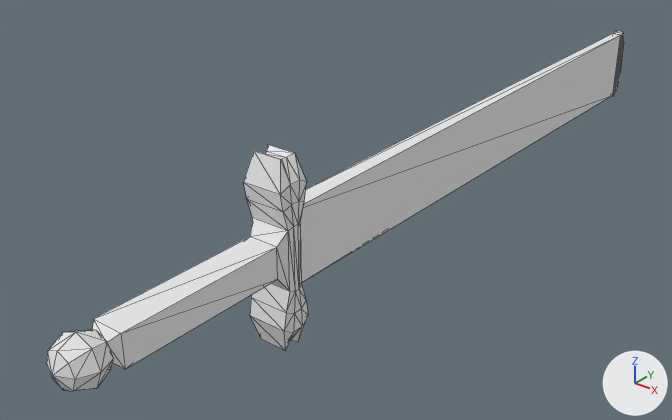
Two versions of the OBJ model Project/Application/Resources/Model/Weapon/Sword/Sword.obj, one commit apart.
Both versions are drawn from a 50 mm lens placed at (4.22, -3.9, 3.34), pointed at (-0.59, 2.11, -0.38). The axes (+X, +Y, +Z) are drawn at lower right. The lights are the same throughout. Mesh edges are drawn as thin lines. Where no turn or scale is listed for an object, it has been applied to the vertices.

In view in the first picture: '立方体.003'.
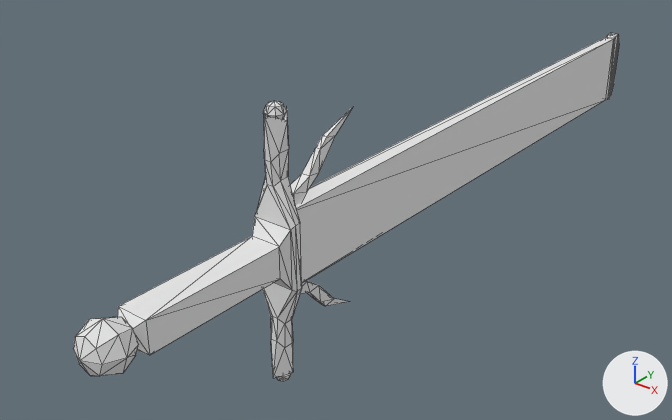
Edits to the scene script, one JSON object a line:
```json
{"block": "me_立方体_003", "where": "# used by ob_立方体_003; location = (0.0, 0.0, 0.0)"}
{"op": "remove", "block": "me_立方体_003", "code": "me_立方体_003.from_pydata(...)  # 135 vertices, 258 faces; spans x -0.2..0.2, y -1.35..6.99, z -0.81..0.81"}
{"op": "add", "block": "me_立方体_003", "code": "me_立方体_003.from_pydata(...)  # 224 vertices, 420 faces; spans x -0.2..0.2, y -1.15..6.86, z -1.19..1.19"}
{"block": "me_立方体_003", "change": "me_立方体_003 part 1: the loose piece of 26 vertices spanning x -0.2..0.2, y -1.35..-0.95, z -0.2..0.2 is moved by (0.0, 0.2, 0.0)"}
{"block": "me_立方体_003", "change": "me_立方体_003 part 2: a new loose piece, a UV sphere (8 segments, 4 rings, poles along z) spanning x -0.08..0.08, y 0.61..0.78, z -1.19..-1.03, in mat_none (white #e7e7e7)"}
{"block": "me_立方体_003", "change": "me_立方体_003 part 3: a new loose piece, a UV sphere (8 segments, 4 rings, poles along z) spanning x -0.08..0.08, y 0.61..0.78, z 1.02..1.19, in mat_none (white #e7e7e7)"}
{"block": "me_立方体_003", "change": "me_立方体_003 part 4: the loose piece of 76 vertices spanning x -0.19..0.19, y -0.99..0.81, z -0.81..0.81 is rebuilt with 70 vertices and now spans x -0.19..0.19, y -0.79..0.81, z -1.11..1.11"}
{"block": "me_立方体_003", "change": "me_立方体_003 part 5: the loose piece of 33 vertices spanning x -0.08..0.08, y 0.68..6.99, z -0.4..0.4 is rebuilt with 30 vertices and now spans x -0.08..0.08, y 0.71..6.86, z -0.41..0.4"}
{"block": "me_立方体_003", "change": "me_立方体_003 part 6: a new loose piece of 23 vertices spanning x -0.05..0.05, y 0.64..1.59, z 0.11..0.89, in mat_none (white #e7e7e7)"}
{"block": "me_立方体_003", "change": "me_立方体_003 part 7: a new loose piece of 23 vertices spanning x -0.05..0.05, y 0.62..1.58, z -0.88..-0.1, in mat_none (white #e7e7e7)"}
```

Changed parts and their boxes (x1, y1, x2, y2) in the pictures (672 x 420 px; the box of a moved part takes in the faces that stretch with it):
```json
{"object": "立方体.003", "change": "reshaped", "before": [46, 30, 624, 391], "after": [73, 33, 619, 381]}
{"part": 1, "of": "me_立方体_003", "change": "moved or reshaped", "before": [46, 330, 113, 391], "after": [73, 317, 139, 376]}
{"part": 2, "of": "me_立方体_003", "change": "added", "after": [276, 373, 292, 381]}
{"part": 3, "of": "me_立方体_003", "change": "added", "after": [263, 101, 287, 119]}
{"part": 4, "of": "me_立方体_003", "change": "rebuilt", "before": [92, 145, 308, 369], "after": [117, 107, 302, 378], "on screen": "14% narrower, 21% taller"}
{"part": 5, "of": "me_立方体_003", "change": "rebuilt", "before": [300, 30, 624, 283], "after": [296, 33, 619, 283]}
{"part": 6, "of": "me_立方体_003", "change": "added", "after": [291, 107, 353, 205]}
{"part": 7, "of": "me_立方体_003", "change": "added", "after": [300, 281, 349, 306]}
```
